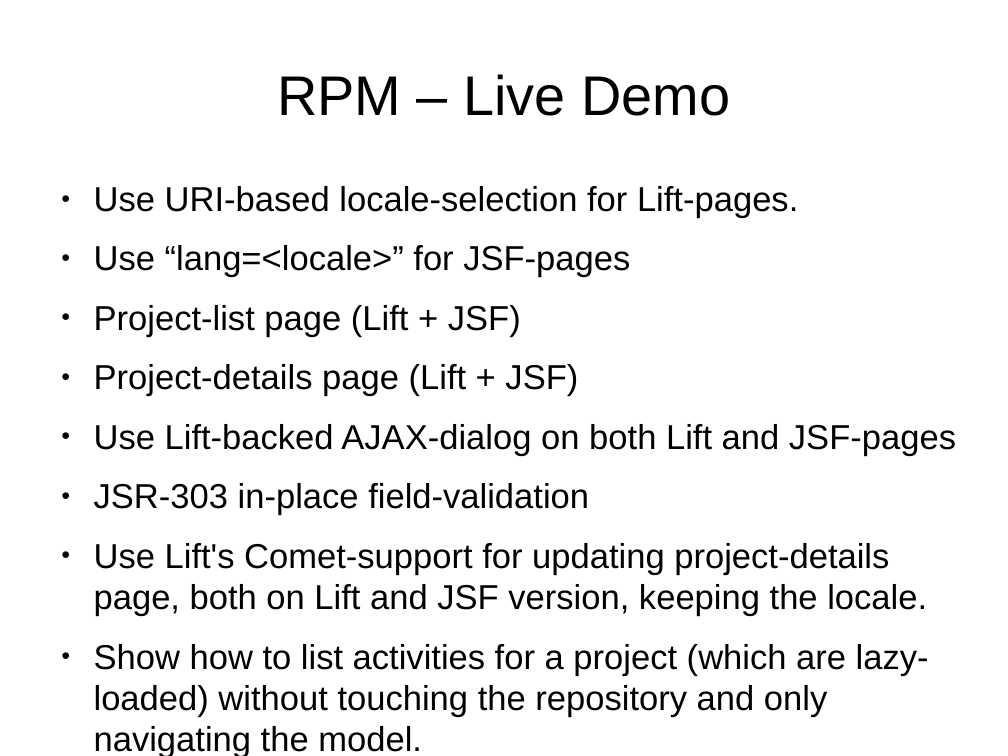
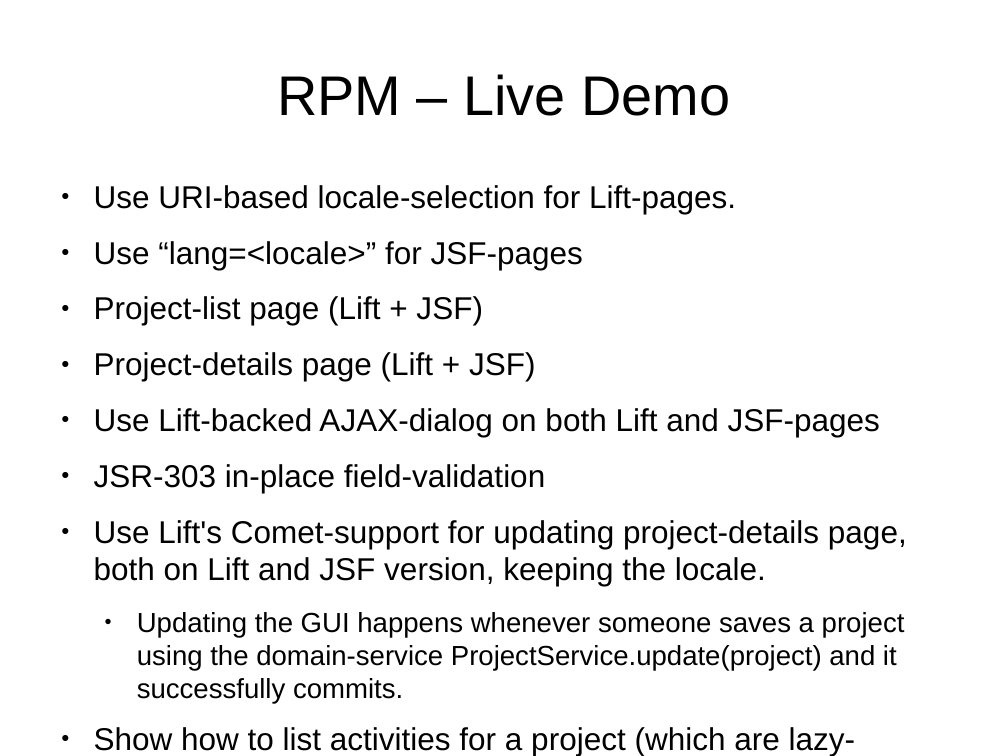
Before and after one commit to andreak/slol-2011, a slide deck: slide 44 of Scala-LiftOff-2011-lift-from-jee-perspective.odp. Drawn at 1008x756 pixels with LibreOffice and Linux fonts; fonts in the diff are those of the drawing. Boxes give left, top, right and bottom in pixels: in the first picture for what was removed or moved away, otherwise in the second. Text is boxed around its words. In the diff, an @@ line names an element or a change of style, - is before the commit and + after.

```diff
--- a/Scala-LiftOff-2011-lift-from-jee-perspective.odp
+++ b/Scala-LiftOff-2011-lift-from-jee-perspective.odp
@@ text at <box>94,185,907,756</box>: size 27.2 to 24.8 pt in "Use URI-based locale-selection for Lift-pages.", "Use “lang=<locale>” for JSF-pages", "Project-list page (Lift + JSF)", "Project-details page (Lift + JSF)" and 4 more places @@
@@ text at <box>137,612,905,704</box>: paragraph added @@
+  ● Updating the GUI happens whenever someone saves a project using the domain-service ProjectService.update(project) and it successfully commits.
```
Also in this commit, not shown: 2 other slides changed, 2 slides added, 2 slides removed.
